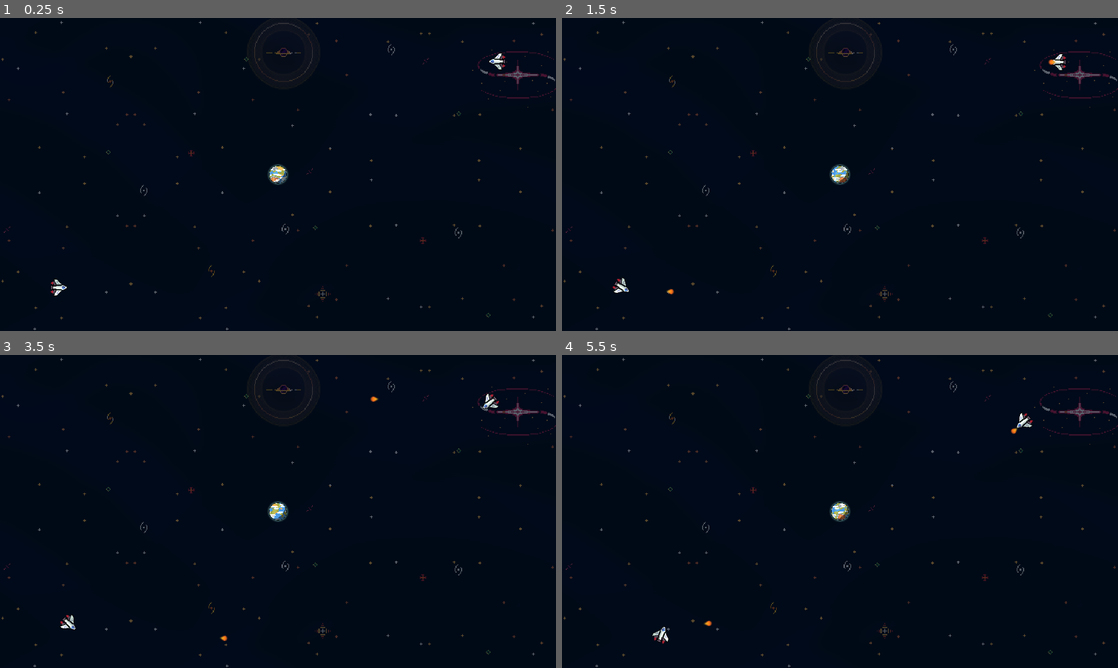
Above: before the commit, frames 1-4 (two rows, left to right).
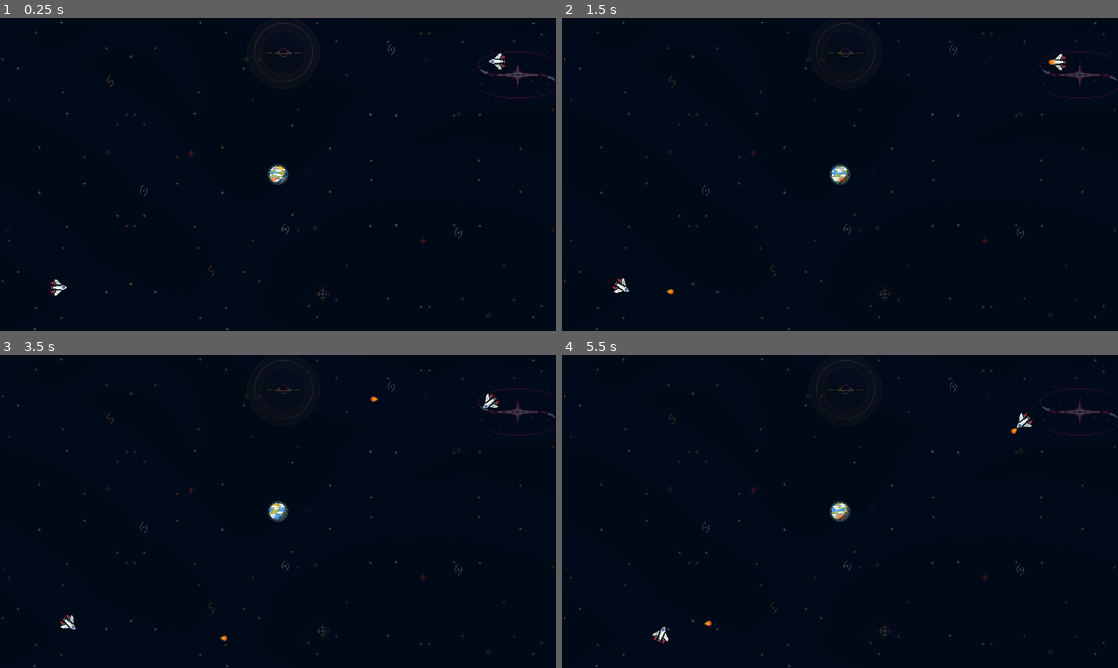
Above: after the commit, the same moments.

Repository: ArcTropics/spacewar
Game: Godot game, scene res://Scenes/level_1.tscn
Same seed, same stepped clock (60 frames per second), same inputs: the game is played once before the commit and once after it.
Inputs:
- Up to frame 1 (0.25 s): no input
- Up to frame 2 (1.5 s): hold Right (Right_P1) 0.53-1.28 s; tap / (Fire_P1) at 0.6 s; hold Left (Left_P1) from 1.28 s (still down); tap Q (Fire_P2) at 1.35 s
- Up to frame 3 (3.5 s): release Left (Left_P1) at 2.03 s; hold Right (Right_P1) 2.03-2.78 s; hold A (Left_P2) 2.03-2.78 s; hold Up (Thrust_P1) from 2.78 s (still down); tap D (Right_P2) at 2.85 s
- Up to frame 4 (5.5 s): release Up (Thrust_P1) at 3.53 s; hold W (Thrust_P2) 3.53-4.28 s; hold Left (Left_P1) from 3.53 s (still down); tap / (Fire_P1) at 4.35 s; tap Q (Fire_P2) at 5.1 s

The runs differ from the first frame. In frame 2, 0.3% of the frame differs, in the area x 0-100%, y 1-100%; in frame 3, 0.3%; in frame 4, 0.3%.

Commit message:
Update: - The Stars are now twinkling like in the original game. - Modified a Max Thrust Velocity to allow more speed and power

Diff:
--- a/Classes/SpaceCraft.gd
+++ b/Classes/SpaceCraft.gd
@@ -7,7 +7,7 @@
 @export var rotation_speed: float = 3
 @export var life := 3
 @export var max_velocity: Vector2 = Vector2(1000,1000)
-@export var max_thrust_velocity: Vector2 = Vector2(100,100)
+@export var max_thrust_velocity: Vector2 = Vector2(200,200)
 
 var current_direction := Vector2.ZERO
 var current_rotation := 0.0
--- /dev/null
+++ b/Objects/TwinklingStars.tscn
@@ -0,0 +1,36 @@
+[gd_scene load_steps=4 format=3 uid="uid://ehd22hrkri65"]
+
+[ext_resource type="Texture2D" uid="uid://caaqfebm8l0kx" path="res://Assets/Starry background  - Layer 02 - Stars.png" id="1_fkefq"]
+
+[sub_resource type="Animation" id="Animation_48e1a"]
+resource_name = "twinkle"
+loop_mode = 1
+tracks/0/type = "value"
+tracks/0/imported = false
+tracks/0/enabled = true
+tracks/0/path = NodePath(".:modulate")
+tracks/0/interp = 1
+tracks/0/loop_wrap = true
+tracks/0/keys = {
+"times": PackedFloat32Array(0, 0.4, 1),
+"transitions": PackedFloat32Array(1, 1, 1),
+"update": 0,
+"values": [Color(1, 1, 1, 0.392157), Color(1, 1, 1, 0.196078), Color(1, 1, 1, 0.392157)]
+}
+
+[sub_resource type="AnimationLibrary" id="AnimationLibrary_md8n2"]
+_data = {
+"twinkle": SubResource("Animation_48e1a")
+}
+
+[node name="Stars" type="Sprite2D"]
+modulate = Color(1, 1, 1, 0.392157)
+position = Vector2(2484.99, 525.25)
+scale = Vector2(3.17639, 3.17639)
+texture = ExtResource("1_fkefq")
+
+[node name="AnimationPlayer" type="AnimationPlayer" parent="."]
+autoplay = "twinkle"
+libraries = {
+"": SubResource("AnimationLibrary_md8n2")
+}
--- a/Scenes/level_1.tscn
+++ b/Scenes/level_1.tscn
@@ -3,7 +3,7 @@
 [ext_resource type="Script" path="res://Scripts/level_manager.gd" id="1_5y0j7"]
 [ext_resource type="Texture2D" uid="uid://5rda3nu0f12m" path="res://Assets/Starry background  - Layer 01 - Void.png" id="1_i0oxo"]
 [ext_resource type="PackedScene" uid="uid://d1vakx6xpj7fp" path="res://Objects/player_1_craft.tscn" id="1_ujqv1"]
-[ext_resource type="Texture2D" uid="uid://caaqfebm8l0kx" path="res://Assets/Starry background  - Layer 02 - Stars.png" id="2_hcodx"]
+[ext_resource type="PackedScene" uid="uid://ehd22hrkri65" path="res://Objects/TwinklingStars.tscn" id="3_hym6s"]
 [ext_resource type="PackedScene" uid="uid://cek24s6t7olrw" path="res://Objects/earth.tscn" id="5_31b07"]
 [ext_resource type="PackedScene" uid="uid://dx76er5kiv521" path="res://Objects/player_2_craft.tscn" id="5_va4uf"]
 
@@ -17,11 +17,7 @@
 scale = Vector2(3.36111, 3.36111)
 texture = ExtResource("1_i0oxo")
 
-[node name="Stars" type="Sprite2D" parent="."]
-modulate = Color(1, 1, 1, 0.352941)
-position = Vector2(2484.99, 525.25)
-scale = Vector2(3.17639, 3.17639)
-texture = ExtResource("2_hcodx")
+[node name="TwinklingStars" parent="." instance=ExtResource("3_hym6s")]
 
 [node name="SpaceCrafts" type="Node2D" parent="."]
 
